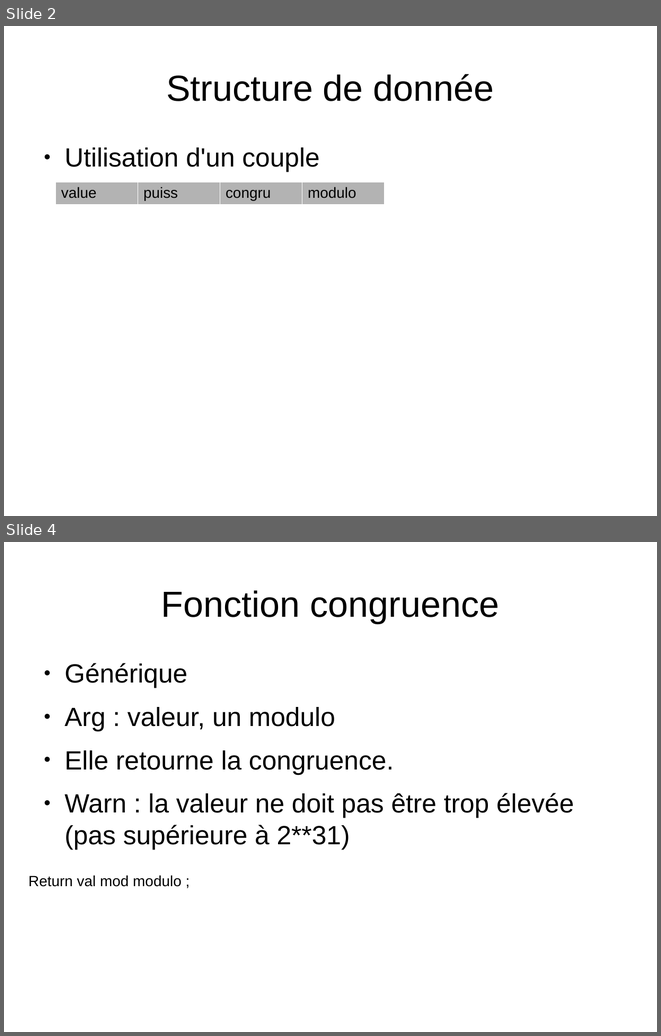
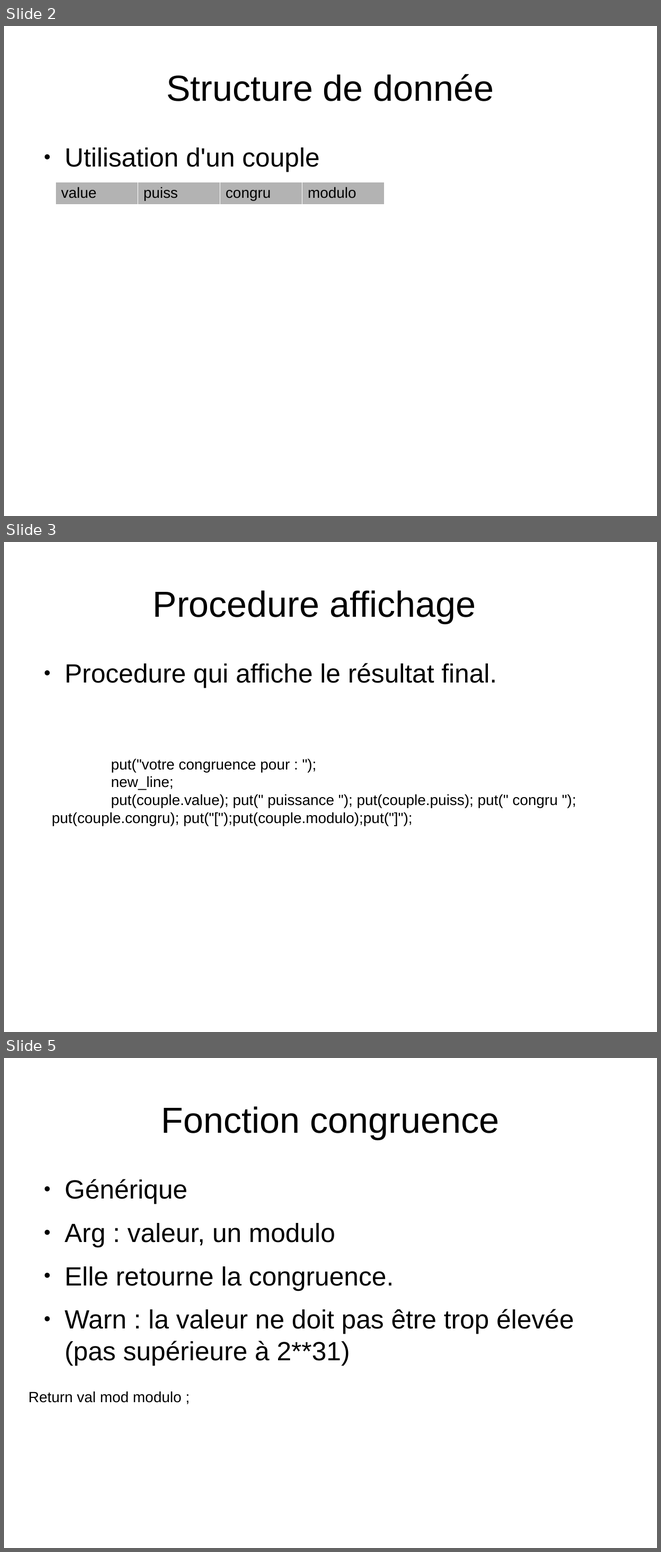
Before and after one commit to CallisteHanriat/congru, a slide deck: schema_congru.odp. Shown one above the other, each under a label of ours: slides 2 and 4 before the commit, slides 2, 3 and 5 after it; the slides between them are not shown. The pictures are 661x1036 and 661x1552 pixels, drawn with LibreOffice and Linux fonts; fonts in the diff are those of the drawing. Boxes give left, top, right and bottom in pixels: in the first picture for what was removed or moved away, otherwise in the second. Text is boxed around its words. In the diff, an @@ line names an element or a change of style, - is before the commit and + after.

Commit message:
MASTER : corrigé le but de in not allowed grace a la copie de variable dans couple de c dans le p_congruence.adb \n Ajout egalement de descriptif dans schema_congru.odp

```diff
--- a/schema_congru.odp
+++ b/schema_congru.odp
@@ slide 3 added at [4, 542, 657, 1032], background #FFFFFF @@
@@ title added at [153, 590, 476, 623], 44 pt, text #000000 @@
+Procedure affichage
@@ text added at [64, 663, 497, 688], 32 pt, text #000000 @@
+● Procedure qui affiche le résultat final.
@@ text added at [52, 758, 557, 826], 18 pt, text #000000 @@
+put("votre congruence pour : ");
+new_line;
+put(couple.value); put(" puissance "); put(couple.puiss); put(" congru "); put(couple.congru); put("[");put(couple.modulo);put("]");
@@ what was slide 4 is now slide 5 @@
```
Also in this commit, not shown: 1 slide changed, 5 other files.
